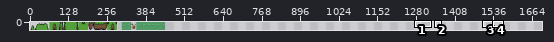
Two states of a sprite sheet, 2d game/layer2.png. The picture above shows the old version from afar; the outline marks the close-up.
Close-up. Earlier state:
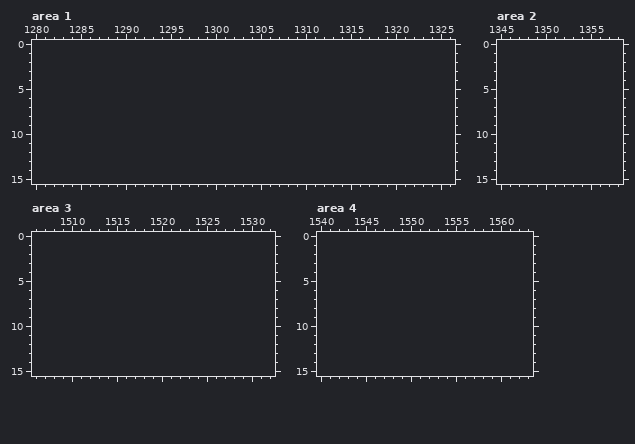
The file is 448x16 pixels. Colours within 5 levels of each other are drawn and written as one. Shown: area 1: x 1280..1326, y 0..15; area 2: x 1345..1358, y 0..15; area 3: x 1506..1532, y 0..15; area 4: x 1540..1563, y 0..15. The old version is drawn lined up with the new one, on the new canvas. The commit also changed other parts of the picture, which this record leaves out.
And afterwards:
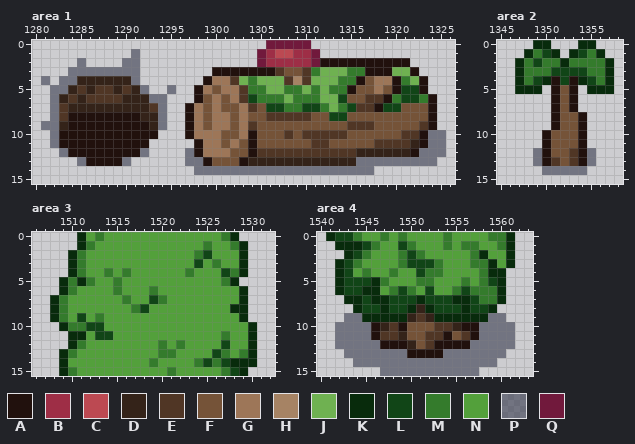
Palette (. is transparent): A #21110d  B #9e2e46  C #bc4952  D #342319  E #503625  F #755338  G #9d7658  H #a68364  J #6fb151  K #082b0c  L #114517  M #347b2c  N #53a03b  P #181c3280  Q #71193c
From old to new:
canvas 448x16 -> 1696x16
Changed rows in their new state; - is an unchanged pixel.
Area 1:
first column x 1281:
 0 -------------------------QQQQQ---------------
 1 ----------P-------------QBCCBBQ--------------
 2 ----P----PP-------------QBBBBBQAAAAAAAAAA----
 3 ---PPPPPPPP--------AAAAAAAEFFEMJJJMMAAAJJA---
 4 P-PPDDDDDDP-------AGGEJMJJJEHEJJJMMAFGGAMJA--
 5 -PPDEDEEDEDP--P--AGFGGEMMJJMMJMJMMAFFGFALLA--
 6 -PDEDEEEEDDDPP---AFGFGELMMMJMMMJJLFFEEAMLLMA-
 7 -PEDDDDDDDDDEP--AGFGFFGEFLLMMLLMJMLEEALLFFFA-
 8 -PEAAAAAAAADDP--AGFGGFGFFEEEEEFFLLFFFFFFFFFA-
 9 PPDAAAAAAAAADP--AGFGGFGEFFFFFFFFFFEEEFFFFFEA-
10 -PAAAAAAAAAAA---AGGGFFGAFFFEFEEEEEFFFFFFEEAPP
11 -PAAAAAAAAAA-----AGGFGFAFFFFFFEEFFFFFEEEEDAPP
12 --PAAAAAAAAP----PAGGGFFAEEEEEEEEEEEDDDDDDAPPP
13 ----PAAAAP------PPAFFFADDDDDDDDDDDDPPPPPPPPP-
14 -----------------PPPPPPPPPPPPPPPPPPPP--------
Area 2:
first column x 1347:
 0 --KK---KK--
 1 -KMLK-KLMK-
 2 KMLMMKMMMMK
 3 KMMMLLLLMMK
 4 KMLKALAKLMK
 5 KKK-AFA-KKK
 6 ----AFA----
 7 ----AFA----
 8 ----AFFA---
 9 ----AFFA---
10 ---AFFFA---
11 ---AFFFA---
12 --PAFFEAP--
13 --PAEFEAP--
14 ---PPPPP---
Area 3:
first column x 1508:
 0 ---KNMNNNNNNNNNNNNNMK--
 1 ---KMNNNNNNNNNNNNMNNMK-
 2 --KMNNNNNNNNNNNNMLNNNK-
 3 --KMNNNNNNNNNNNNLNMNNK-
 4 --KMNNMNMNNNNNNMNNNLMK-
 5 -KMKMNNMNNNNNNNNNNNMK--
 6 -KMNNNNMNNNMNNNNNNNNNK-
 7 KMNNNNNNMNNLMNNNNNNNNK-
 8 KMNNNNNNNMLNNNNNNNNNKK-
 9 KMNLNMNNNNNNNNNNNNNNNK-
10 -KMMLLNNNNNNNNNNNNNNNNK
11 --KKNLLNNNNNNNNNNNNMNNK
12 --KMNNNNNNNNMNMNNNNLNNK
13 -KMNNNNNNNNNMMNNNNLMNMK
14 -KNNNNNNNNNMNNNNMLMLKKK
15 -KMNNNNNNNNNNMNNNNNMLK-
Area 4:
first column x 1541:
 0 KLLMNNMNMNNNNMNNNNMMK
 1 -KKKLMNNLMNNNMNMMNNMK
 2 --KLMNNNMLMNNNNNMKNNK
 3 -KLMNNNNMLLLMNNNMMKNK
 4 -KLNMNNMNNLMMNNNNMKK-
 5 -KLLLKMNNNMMNNNMNMLK-
 6 -KLLKKNMLMNLNNMLMMMK-
 7 --KKLKKLLLKLLLKKLMMK-
 8 ---KLLKLLKDKLLLKLLK--
 9 --PPKKKKKDEDKKKKKKPP-
10 -PPPPADEAFFFEEDAAPPPP
11 -PPPPAEEDFFEEAFEAPPPP
12 -PPPPPAAADFEAAAAPPPPP
13 --PPPPPPPAAAAPPPPPPP-
14 ---PPPPPPPPPPPPPPPP--
15 ------PPPPPPPPPPP----
Boxes around the changes in both close-ups, in picture pixels (x1, y1, x2, y2):
added: (41, 40, 446, 175)
added: (515, 40, 614, 175)
added: (50, 232, 257, 376)
added: (326, 232, 515, 376)
